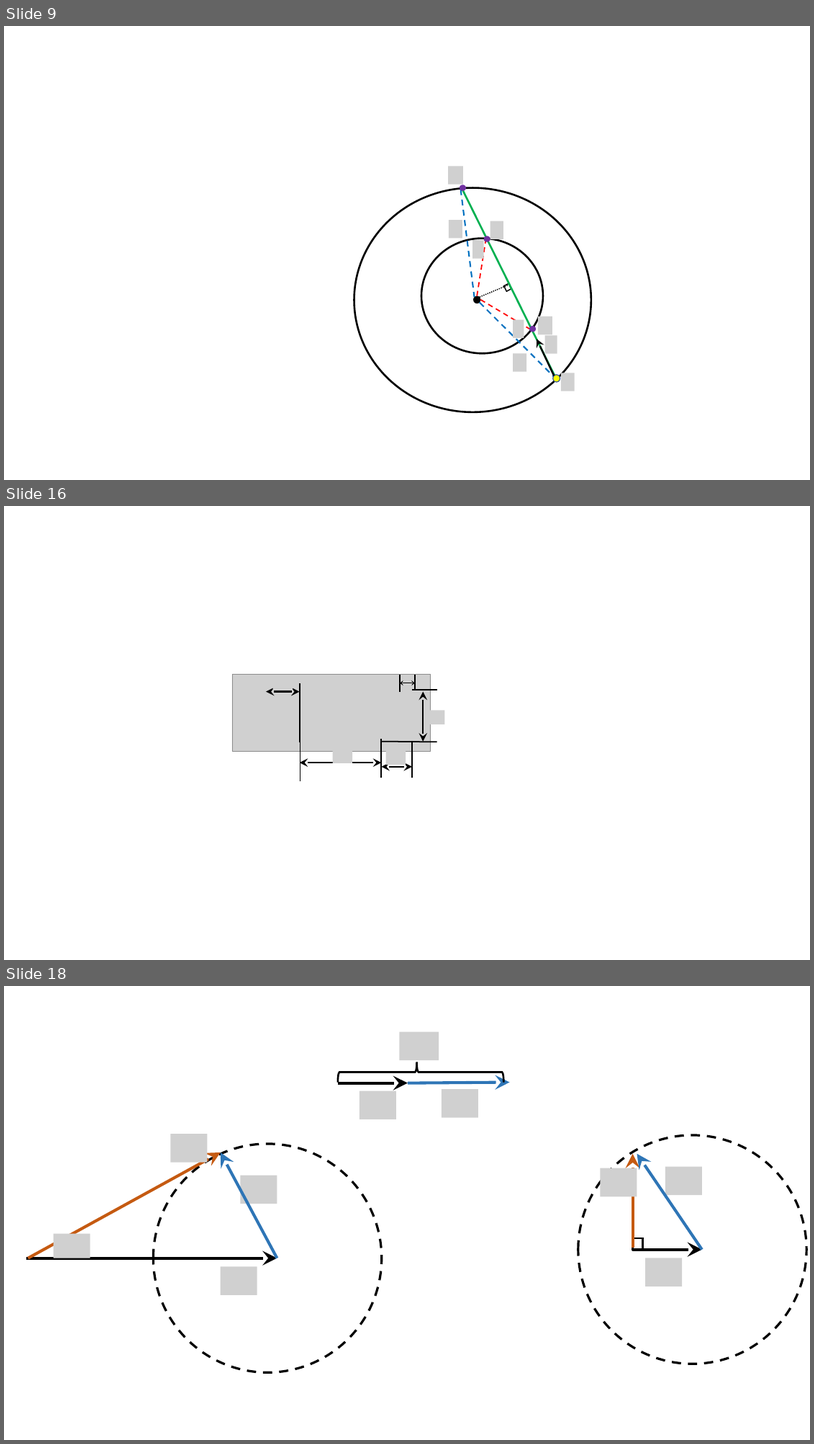
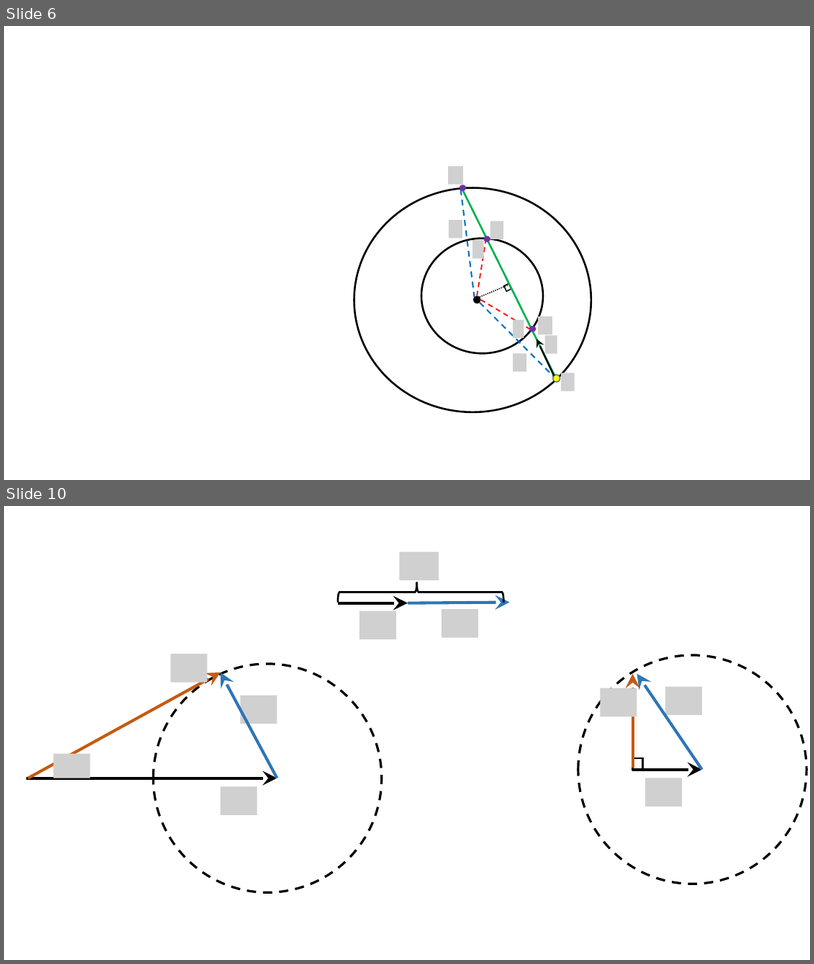
Before and after one commit to savchenko-physics/savchenko-physics.github.io, a slide deck: volunteer/Drawings.pptx. Shown one above the other, each under a label of ours: slides 9, 16 and 18 before the commit, slides 6 and 10 after it; the slides between them are not shown. The pictures are 814x1444 and 814x964 pixels, drawn with LibreOffice and Linux fonts; fonts in the diff are those of the drawing; grey boxes stand for pictures; background and template pictures are left out. Boxes give left, top, right and bottom in pixels: in the first picture for what was removed or moved away, otherwise in the second. Text is boxed around its words. In the diff, an @@ line names an element or a change of style, - is before the commit and + after.

```diff
--- a/volunteer/Drawings.pptx
+++ b/volunteer/Drawings.pptx
@@ slide 16 removed at <box>4,506,810,960</box>, background #FFFFFF @@
@@ picture removed at <box>232,674,430,751</box> @@
@@ picture removed at <box>273,676,293,690</box> @@
@@ line removed from (400, 692) to (400, 674) @@
@@ line removed from (415, 690) to (415, 674) @@
@@ double arrow removed from (300, 692) to (266, 692) @@
@@ line removed from (300, 742) to (300, 683) @@
@@ double arrow removed from (415, 682) to (400, 682) @@
@@ line removed from (437, 690) to (412, 690) @@
@@ double arrow removed from (423, 741) to (423, 692) @@
@@ picture removed at <box>425,710,445,725</box> @@
@@ line removed from (301, 780) to (301, 741) @@
@@ line removed from (381, 777) to (381, 739) @@
@@ line removed from (437, 742) to (381, 741) @@
@@ line removed from (412, 777) to (412, 741) @@
@@ double arrow removed from (381, 762) to (300, 762) @@
@@ picture removed at <box>333,749,353,763</box> @@
@@ picture removed at <box>386,750,406,765</box> @@
@@ double arrow removed from (412, 767) to (381, 767) @@
@@ what was slide 9 is now slide 6 @@
@@ what was slide 18 is now slide 10 @@
```
Also in this commit, not shown: 6 slides added, 13 other slides removed, 27 other files.
